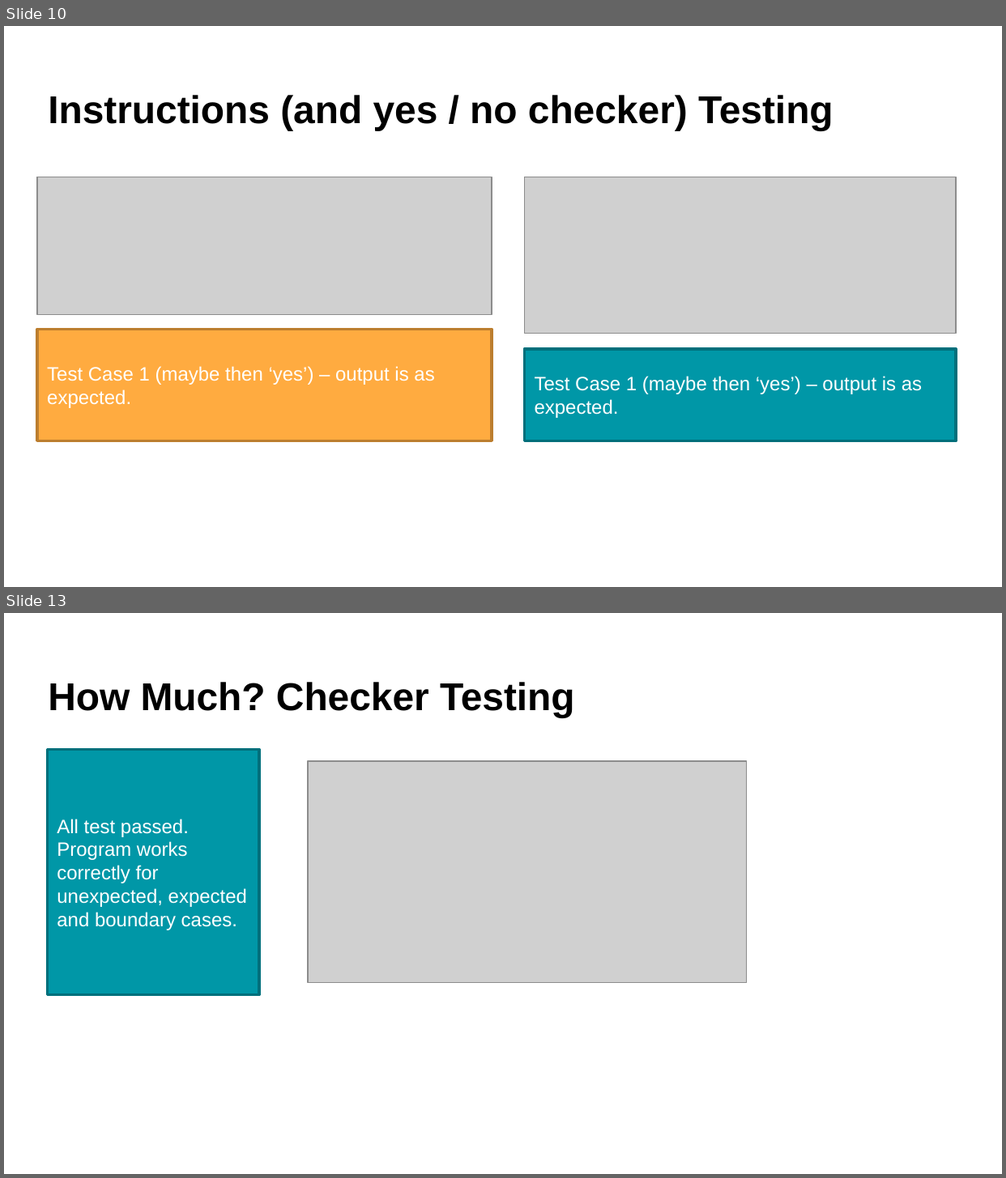
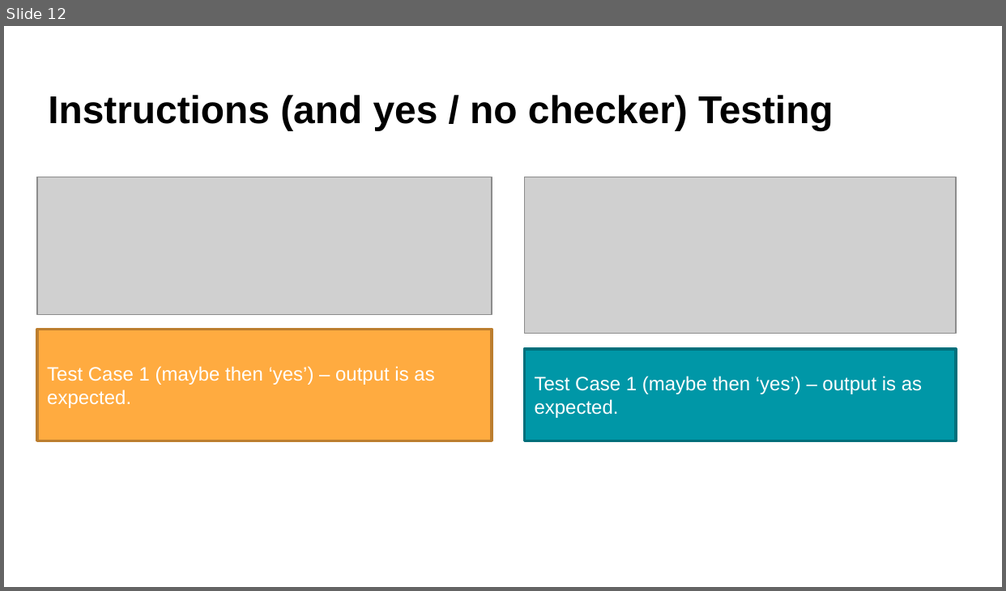
Before and after one commit to aspectnz/PEX, a slide deck: main/games/rock_paper_scissors/Rock Paper Scissors Documentation.pptx. Shown one above the other, each under a label of ours: slides 10 and 13 before the commit, slide 12 after it; the slides between them are not shown. The pictures are 1006x1178 and 1006x591 pixels, drawn with LibreOffice and Linux fonts; fonts in the diff are those of the drawing; grey boxes stand for pictures. Boxes give left, top, right and bottom in pixels: in the first picture for what was removed or moved away, otherwise in the second. Text is boxed around its words. In the diff, an @@ line names an element or a change of style, - is before the commit and + after.

```diff
--- a/main/games/rock_paper_scissors/Rock Paper Scissors Documentation.pptx
+++ b/main/games/rock_paper_scissors/Rock Paper Scissors Documentation.pptx
@@ slide 13 removed at [4, 613, 1002, 1174], background #FFFFFF @@
@@ title removed at [48, 682, 575, 717] @@
-How Much? Checker Testing
@@ rectangle removed at [47, 750, 259, 995] @@
-All test passed. Program works correctly for unexpected, expected and boundary cases.
@@ picture removed at [308, 762, 747, 983] @@
@@ what was slide 10 is now slide 12 @@
```
Also in this commit, not shown: 6 slides changed, 4 slides added, 12 other slides removed, 9 other files.
